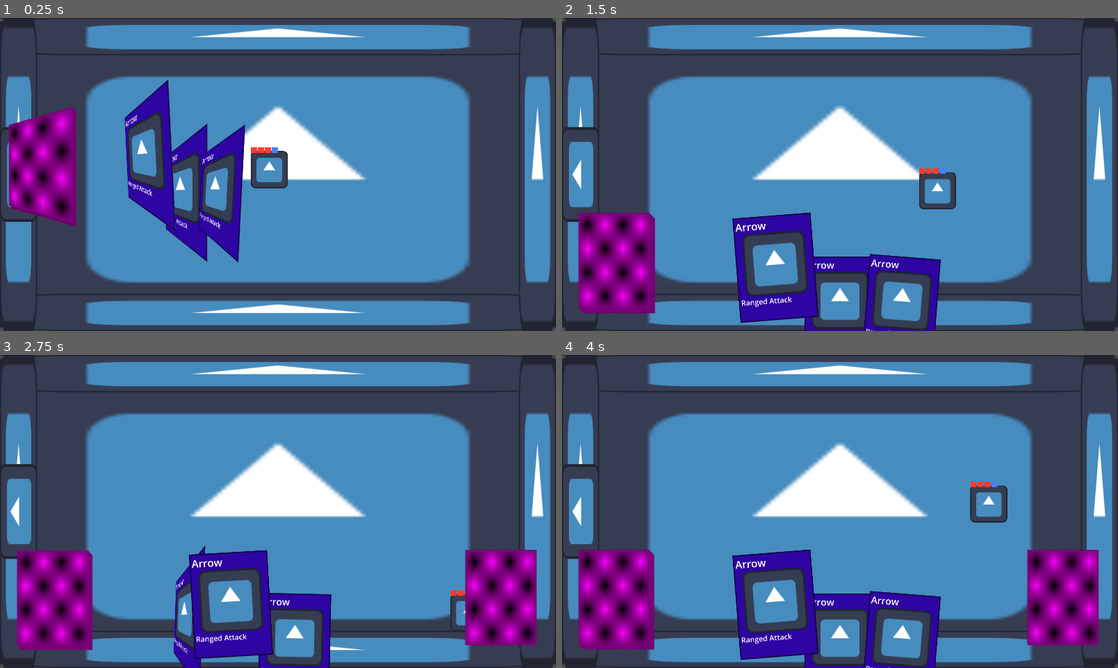
Above: before the commit, frames 1-4 (two rows, left to right).
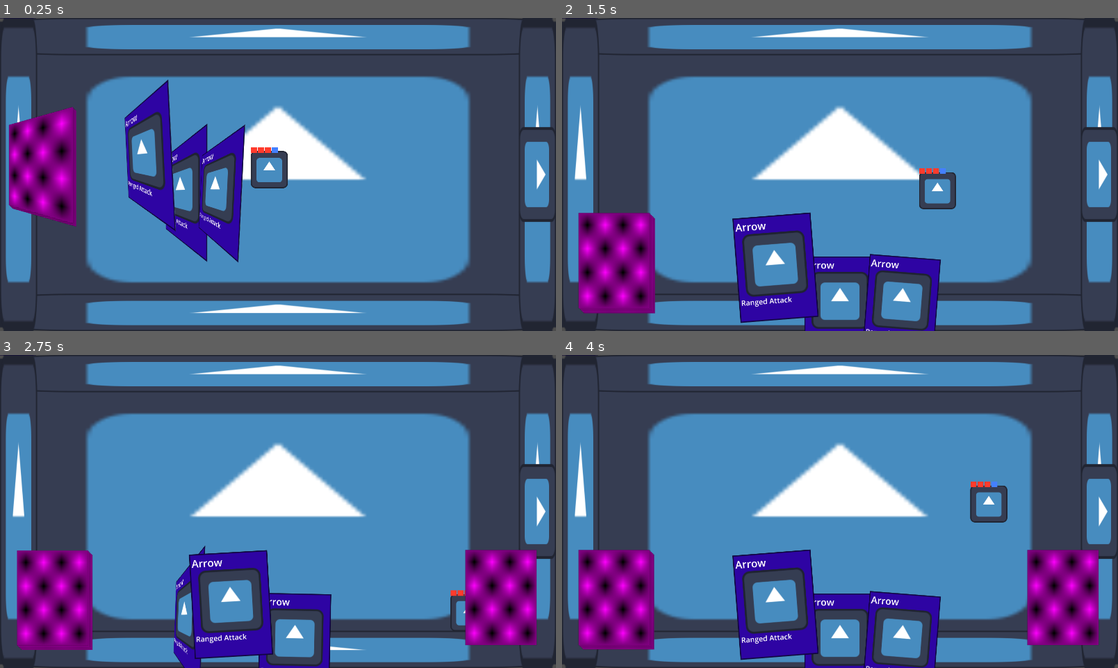
Above: after the commit, the same moments.

Repository: MamaDespik/GGJ-1
Game: Godot game, scene res://game.tscn
Two runs of this game, one before a commit and one after it. Both use one fixed random seed, a clock stepped at 60 frames per second and the inputs below. The engine's default icon, where the game draws it, is replaced by a stand-in: a white triangle on a blue panel in a dark square.
Inputs (mouse positions are in pixels of both pictures, inside the frame that each line leads up to):
- Up to frame 1 (0.25 s): no input
- Up to frame 2 (1.5 s): tap Enter (ui_accept) at 0.5, 0.77 s; move the mouse to (962, 158) at 0.52 s; hold D (move_right) 0.53-1.28 s; hold Mouse wheel up (change_highlight_left) 0.53-1.28 s; move the mouse to (728, 190) at 1.27 s; hold S (move_down) from 1.28 s (still down); tap Mouse wheel down (change_highlight_right) at 1.35 s
- Up to frame 3 (2.75 s): tap Enter (ui_accept) at 1.52 s; move the mouse to (333, 442) at 2.02 s; release S (move_down) at 2.03 s; press the mouse at (333, 442) at 2.03 s; hold D (move_right) from 2.03 s (still down)
- Up to frame 4 (4 s): move the mouse to (812, 574) at 2.77 s; release D (move_right) at 2.78 s; release the mouse at (812, 574) at 2.78 s; hold W (move_up) 2.78-3.53 s; tap Mouse wheel up (change_highlight_left) at 2.85 s; tap Enter (ui_accept) at 3.02, 3.77 s; move the mouse to (1006, 558) at 3.52 s; hold A (move_left) from 3.53 s (still down); hold Mouse wheel down (change_highlight_right) from 3.53 s (still down)

The runs differ from the first frame. In frame 1, 1.0% of the frame differs, in the area x 0-100%, y 34-66%; in frame 2, 1.4%; in frame 3, 1.3%; in frame 4, 1.3%.

Commit message:
Moving from Floor to Floor, Region to Region

Diff:
--- a/godovelopment-game-jam-1/Levels/floor.gd
+++ b/godovelopment-game-jam-1/Levels/floor.gd
@@ -1,5 +1,5 @@
 extends Node2D
-
+class_name Floor
 
 @export var critical_length:int
 @export var branching_probability:float
@@ -15,6 +15,8 @@
 
 @onready var room_grid: RoomGrid = $RoomGrid
 @onready var active_rooms: Node2D = $ActiveRooms
+
+signal floor_cleared
 
 func _ready() -> void:
 	start_room = room_scene.instantiate()
@@ -94,5 +96,5 @@
 
 func _on_boss_room_cleared():
 	print("Floor cleared!")
-	#TODO
+	floor_cleared.emit()
 	return
--- /dev/null
+++ b/godovelopment-game-jam-1/Levels/region.gd
@@ -0,0 +1,15 @@
+extends Node
+class_name Region
+
+@export var floor_lengths:Array[int]
+@export var floor_scene:PackedScene
+@export var shop_scene:PackedScene
+
+
+func get_floor() -> Floor:
+	var new_floor:Floor = floor_scene.instantiate()
+	new_floor.critical_length = floor_lengths.pop_front()
+	return new_floor
+
+func get_shop() -> Floor:
+	return shop_scene.instantiate()
--- /dev/null
+++ b/godovelopment-game-jam-1/Levels/region.tscn
@@ -0,0 +1,9 @@
+[gd_scene load_steps=3 format=3 uid="uid://bdsd8f3b74trc"]
+
+[ext_resource type="Script" uid="uid://k33bm6udrna4" path="res://Levels/region.gd" id="1_u462d"]
+[ext_resource type="PackedScene" uid="uid://bbl0ytkopqqcx" path="res://Levels/floor.tscn" id="2_uy4ty"]
+
+[node name="Region" type="Node"]
+script = ExtResource("1_u462d")
+floor_lengths = Array[int]([3, 5, 7, 0])
+floor_scene = ExtResource("2_uy4ty")
--- /dev/null
+++ b/godovelopment-game-jam-1/game.gd
@@ -0,0 +1,50 @@
+extends Node2D
+class_name Game
+
+@export var region_scenes:Array[PackedScene]
+
+var current_region:Region
+var current_floor:Floor
+
+@onready var player = $Player
+@onready var floor_container = $FloorContainer
+
+func _ready():
+	current_region = region_scenes.pop_front().instantiate()
+	get_next_floor()
+	return
+
+func get_next_floor():
+	if current_region.floor_lengths.size() > 0:
+		if current_floor: current_floor.queue_free()
+		#TODO transition
+		current_floor = current_region.get_floor()
+		current_floor.player = player
+		current_floor.floor_cleared.connect(_on_floor_cleared)
+		floor_container.add_child(current_floor)
+	else:
+		if region_scenes.size() > 0:
+			current_region.queue_free()
+			current_region = region_scenes.pop_front().instantiate()
+			get_next_floor()
+		else:
+			#TODO
+			print("You won the game!")
+	return
+
+func get_shop():
+	current_floor.queue_free()
+	current_floor = current_region.get_shop()
+	current_floor.player = player
+	current_floor.floor_cleared.connect(_on_shop_cleared)
+	floor_container.add_child(current_floor)
+
+	return
+
+func _on_floor_cleared():
+	get_shop()
+	return
+
+func _on_shop_cleared():
+	get_next_floor()
+	return
--- a/godovelopment-game-jam-1/game.tscn
+++ b/godovelopment-game-jam-1/game.tscn
@@ -1,14 +1,16 @@
-[gd_scene load_steps=5 format=3 uid="uid://dtvo3xb400mmk"]
+[gd_scene load_steps=6 format=3 uid="uid://dtvo3xb400mmk"]
 
-[ext_resource type="PackedScene" uid="uid://bbl0ytkopqqcx" path="res://Levels/floor.tscn" id="1_feb5d"]
+[ext_resource type="Script" uid="uid://dv1yhjlodh2ym" path="res://game.gd" id="1_7jktm"]
+[ext_resource type="PackedScene" uid="uid://bdsd8f3b74trc" path="res://Levels/region.tscn" id="2_7jktm"]
 [ext_resource type="PackedScene" uid="uid://cnphch8ulvp8p" path="res://Player/player.tscn" id="2_fc0e3"]
 [ext_resource type="PackedScene" uid="uid://qtxlhtingap8" path="res://Cards/CardsContainer.tscn" id="3_7jktm"]
 [ext_resource type="PackedScene" uid="uid://dj1i8bggqvye2" path="res://test_deck.tscn" id="4_fc0e3"]
 
 [node name="Game" type="Node2D"]
+script = ExtResource("1_7jktm")
+region_scenes = Array[PackedScene]([ExtResource("2_7jktm")])
 
-[node name="Floor" parent="." node_paths=PackedStringArray("player") instance=ExtResource("1_feb5d")]
-player = NodePath("../Player")
+[node name="FloorContainer" type="Node2D" parent="."]
 
 [node name="Player" parent="." instance=ExtResource("2_fc0e3")]
 position = Vector2(930, 523)
Not shown, added: godovelopment-game-jam-1/Levels/region.gd.uid
Not shown, added: godovelopment-game-jam-1/game.gd.uid
Not shown, changed: TODO.txt
